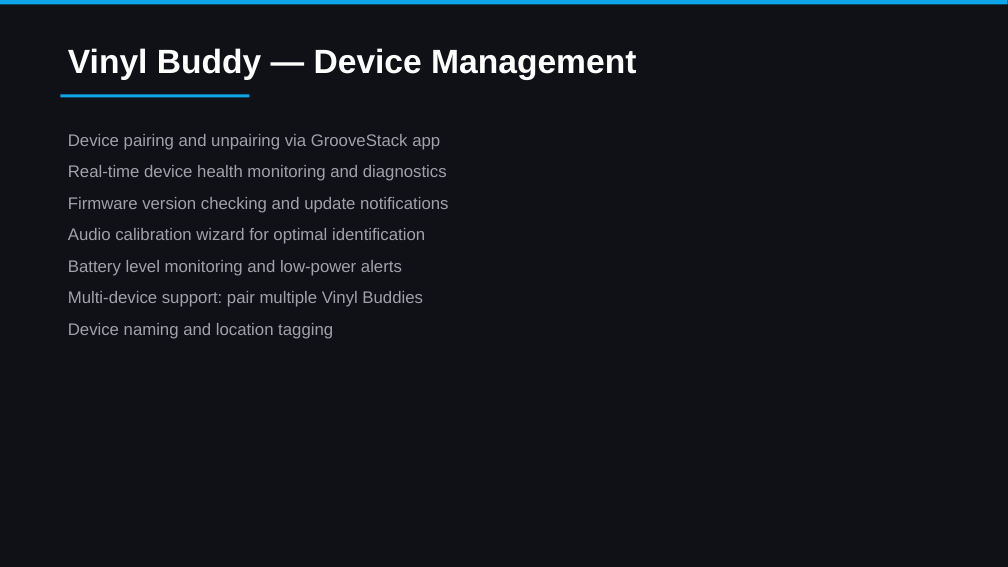
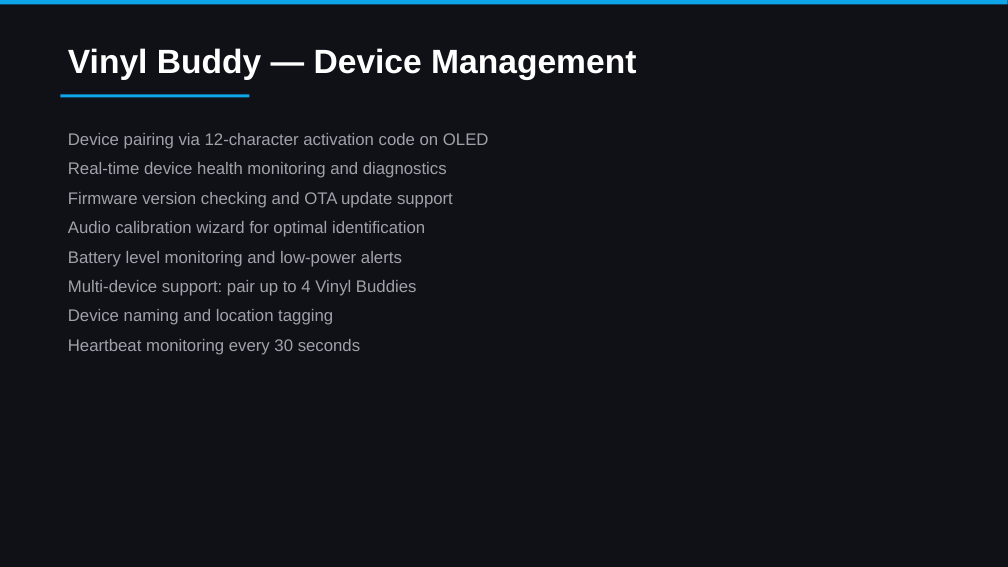
Before and after one commit to colelevy08/groovestack, a slide deck: slide 23 of GrooveStack_Overview.pptx (slide 18 before the commit). Drawn at 1008x567 pixels with LibreOffice and Linux fonts; fonts in the diff are those of the drawing. Boxes give left, top, right and bottom in pixels: in the first picture for what was removed or moved away, otherwise in the second. Text is boxed around its words. In the diff, an @@ line names an element or a change of style, - is before the commit and + after.

```diff
--- a/GrooveStack_Overview.pptx
+++ b/GrooveStack_Overview.pptx
@@ text at <box>68,133,489,149</box>: text changed @@
-Device pairing and unpairing via GrooveStack app
+Device pairing via 12-character activation code on OLED
@@ text at <box>68,162,447,325</box>: line spacing 1.25 to 1.2; less space between paragraphs @@
@@ text at <box>68,192,453,208</box>: text changed @@
-Firmware version checking and update notifications
+Firmware version checking and OTA update support
@@ text at <box>68,280,417,296</box>: text changed @@
-Multi-device support: pair multiple Vinyl Buddies
+Multi-device support: pair up to 4 Vinyl Buddies
@@ text at <box>68,339,360,355</box>: paragraph added @@
+Heartbeat monitoring every 30 seconds
```
Also in this commit, not shown: 28 other slides changed, 7 slides added, 2 other files.
